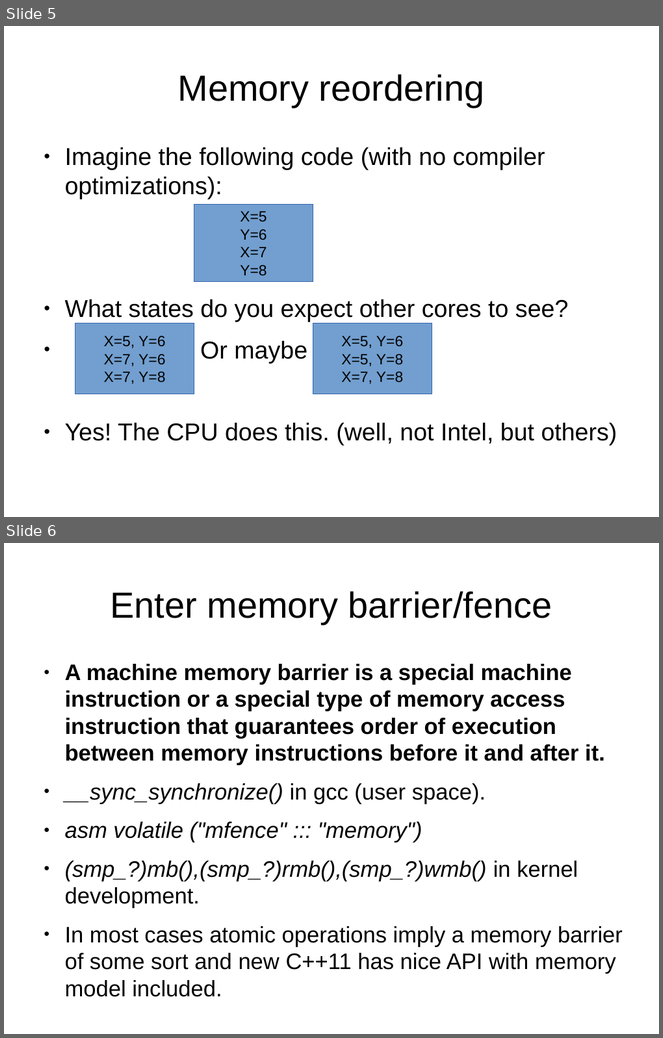
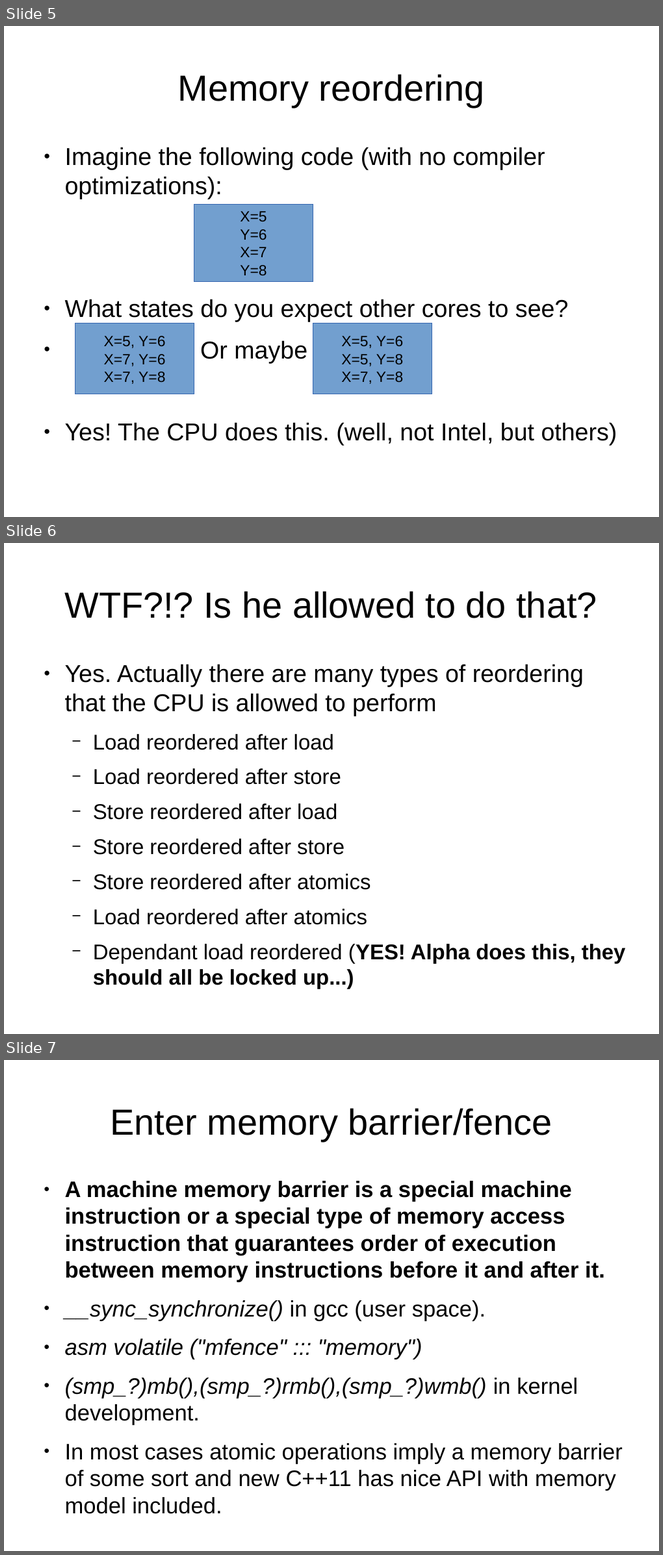
Before and after one commit to veltzer/demos-linux, a slide deck: doc/odp/volatile.odp. Shown one above the other, each under a label of ours: slides 5 and 6 before the commit, slides 5, 6 and 7 after it. The pictures are 663x1038 and 663x1555 pixels, drawn with LibreOffice and Linux fonts; fonts in the diff are those of the drawing. Boxes give left, top, right and bottom in pixels: in the first picture for what was removed or moved away, otherwise in the second. Text is boxed around its words. In the diff, an @@ line names an element or a change of style, - is before the commit and + after.

Commit message:
final version of the presentation

```diff
--- a/doc/odp/volatile.odp
+++ b/doc/odp/volatile.odp
@@ slide 6 added at [4,543,659,1034], background #FFFFFF @@
@@ title added at [65,591,597,618], 44 pt, text #000000 @@
+WTF?!? Is he allowed to do that?
@@ text added at [65,664,626,990], 25.9 pt, text #000000 @@
+● Yes. Actually there are many types of reordering that the CPU is allowed to perform
+  − Load reordered after load
+  − Load reordered after store
+  − Store reordered after load
+  − Store reordered after store
+  − Store reordered after atomics
+  − Load reordered after atomics
+  − Dependant load reordered (YES! Alpha does this, they should all be locked up...)
@@ what was slide 6 is now slide 7 @@
```
